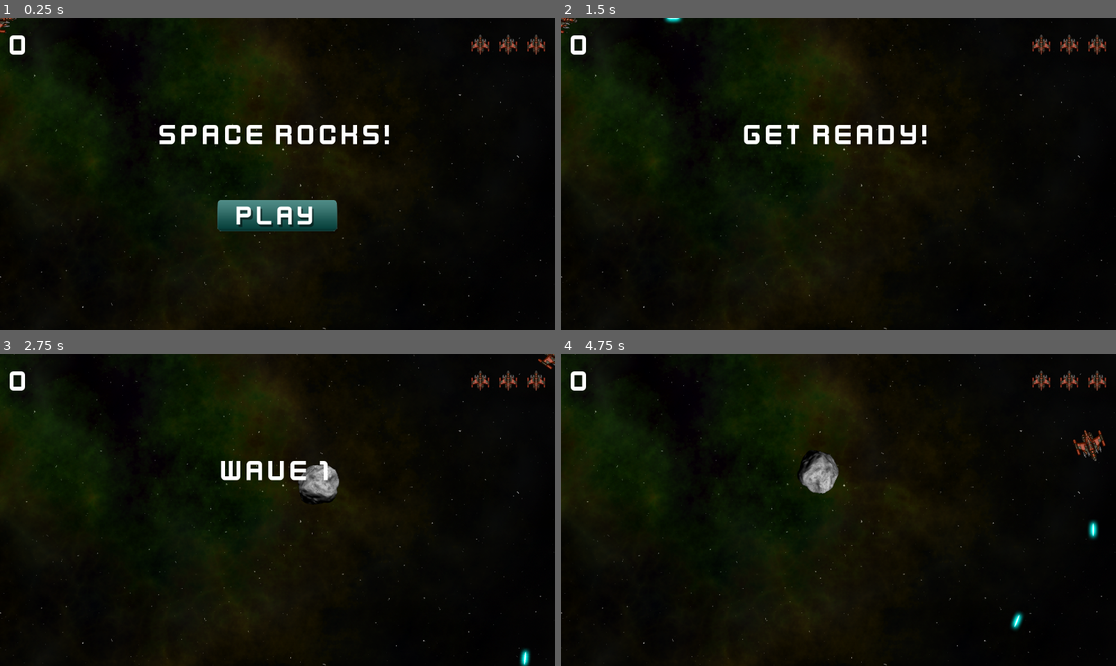
Above: before the commit, frames 1-4 (two rows, left to right).
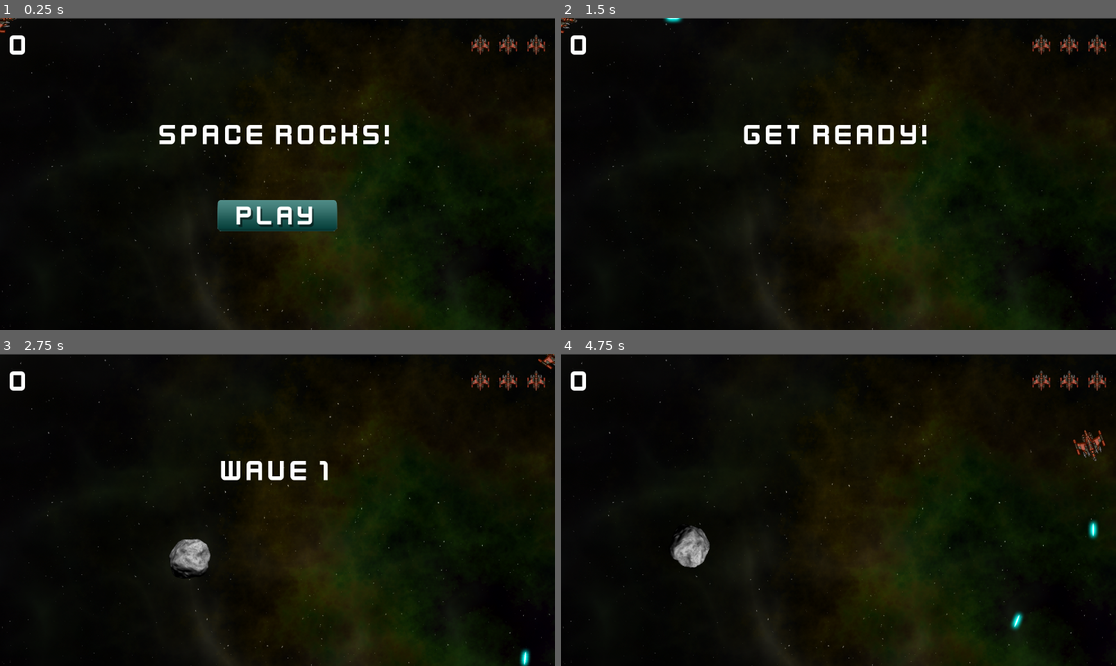
Above: after the commit, the same moments.

Repository: yellyB/space-rock
Game: Godot game, scene res://main.tscn
Same seed, same stepped clock (60 frames per second), same inputs: the game is played once before the commit and once after it.
Inputs (mouse positions are in pixels of both pictures, inside the frame that each line leads up to):
- Up to frame 1 (0.25 s): no input
- Up to frame 2 (1.5 s): click (838, 214) at 0.5 s; tap Enter at 1.25 s; hold D (rotate_right) from 1.28 s (still down); hold Space (shoot) from 1.28 s (still down)
- Up to frame 3 (2.75 s): release D (rotate_right) at 2.03 s; release Space (shoot) at 2.03 s; hold A (rotate_left) from 2.03 s (still down); tap Space (shoot) at 2.1 s
- Up to frame 4 (4.75 s): release A (rotate_left) at 2.78 s; hold D (rotate_right) 2.78-3.53 s; hold Space (shoot) 2.78-3.53 s; hold W (thrust) 3.53-4.28 s; tap Space (shoot) at 3.6 s; hold A (rotate_left) from 4.28 s (still down); hold Space (shoot) from 4.28 s (still down)

The runs differ from the first frame. In frame 1, 8.4% of the frame differs, in the area x 0-100%, y 0-100%; in frame 2, 8.6%; in frame 3, 9.9%; in frame 4, 9.9%.

Commit message:
imp: 배경 위치 수정

Diff:
--- a/main.tscn
+++ b/main.tscn
@@ -8,9 +8,9 @@
 
 [sub_resource type="Curve2D" id="Curve2D_yi83l"]
 _data = {
-"points": PackedVector2Array(0, 0, 0, 0, -848, -480, 0, 0, 0, 0, 1152, -472, 0, 0, 0, 0, 1152, 648, 0, 0, 0, 0, -848, 648, 0, 0, 0, 0, -848, -480)
+"points": PackedVector2Array(0, 0, 0, 0, -848, -480, 0, 0, 0, 0, -514.679, -486.1, 0, 0, 0, 0, -209.898, -476.576, 0, 0, 0, 0, 1152, -472, 0, 0, 0, 0, 1152, 648, 0, 0, 0, 0, -848, 648, 0, 0, 0, 0, -848, -480)
 }
-point_count = 5
+point_count = 7
 
 [node name="Main" type="Node"]
 script = ExtResource("1_0cm6a")
@@ -18,18 +18,19 @@
 metadata/_edit_group_ = true
 
 [node name="Background" type="Sprite2D" parent="."]
-position = Vector2(154.57, 90.7499)
+position = Vector2(1012, 575)
 scale = Vector2(1.0567, 1.06343)
 texture = ExtResource("1_n8kmq")
 
 [node name="Player" parent="." instance=ExtResource("2_ia08n")]
 
 [node name="RockPath" type="Path2D" parent="."]
+position = Vector2(863.884, 495.515)
 curve = SubResource("Curve2D_yi83l")
 
 [node name="RockSpawn" type="PathFollow2D" parent="RockPath"]
 position = Vector2(-848, -480)
-rotation = 0.00399998
+rotation = -0.0182991
 
 [node name="HUD" parent="." instance=ExtResource("5_henfq")]
 
--- a/project.godot
+++ b/project.godot
@@ -14,6 +14,10 @@
 run/main_scene="res://main.tscn"
 config/features=PackedStringArray("4.2", "GL Compatibility")
 config/icon="res://icon.svg"
+
+[display]
+
+window/stretch/aspect="expand"
 
 [input]
 
